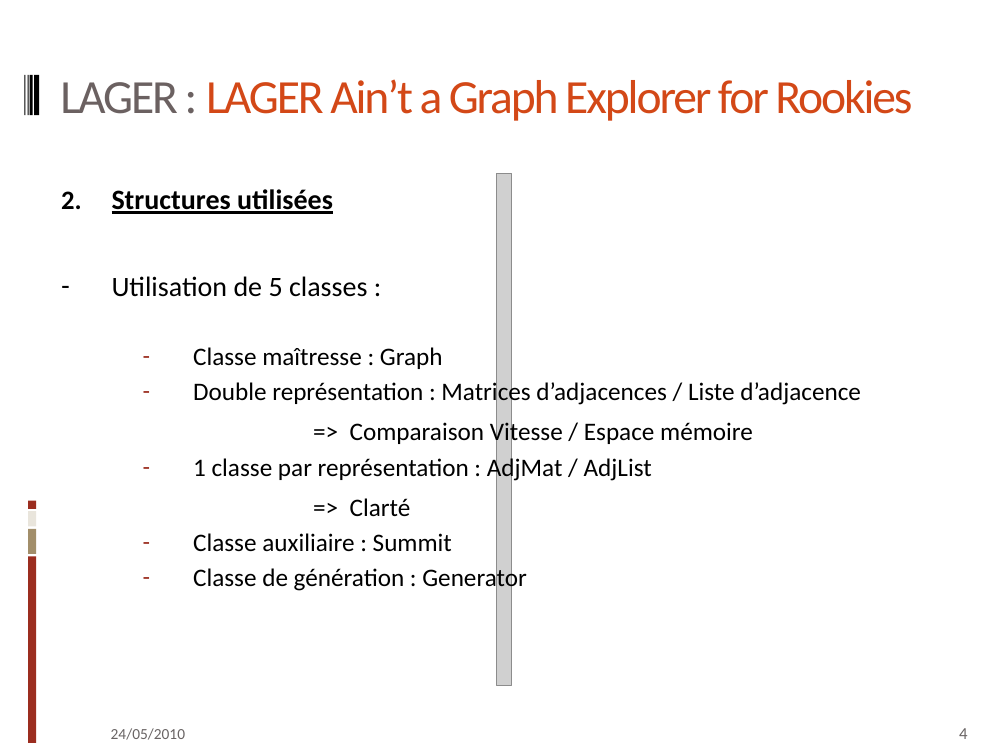
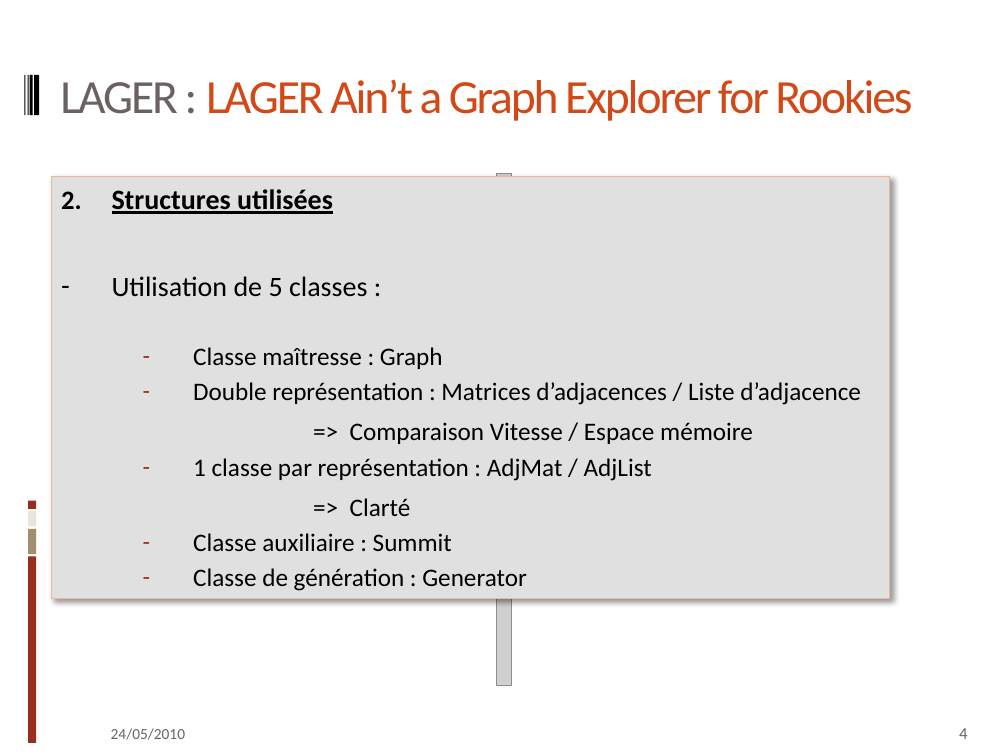
Before and after one commit to qkdreyer/ig3projetc, a slide deck: slide 4 of doc/pptx cpp.pptx. Drawn at 1008x756 pixels with LibreOffice and Linux fonts; fonts in the diff are those of the drawing; grey boxes stand for pictures. Boxes give left, top, right and bottom in pixels: in the first picture for what was removed or moved away, otherwise in the second. Text is boxed around its words. In the diff, an @@ line names an element or a change of style, - is before the commit and + after.

```diff
--- a/doc/pptx cpp.pptx
+++ b/doc/pptx cpp.pptx
@@ text "Structures utilisées" resized from (x1=112, y1=189, x2=861, y2=593) to (x1=51, y1=176, x2=890, y2=599) @@
@@ text "Structures utilisées" at (x1=51, y1=176, x2=890, y2=599): fill none to #E1E0E0; outline none to #F4B39B 0.75 pt; shadow on @@
```
Also in this commit, not shown: 12 other slides changed, 1 other file.
